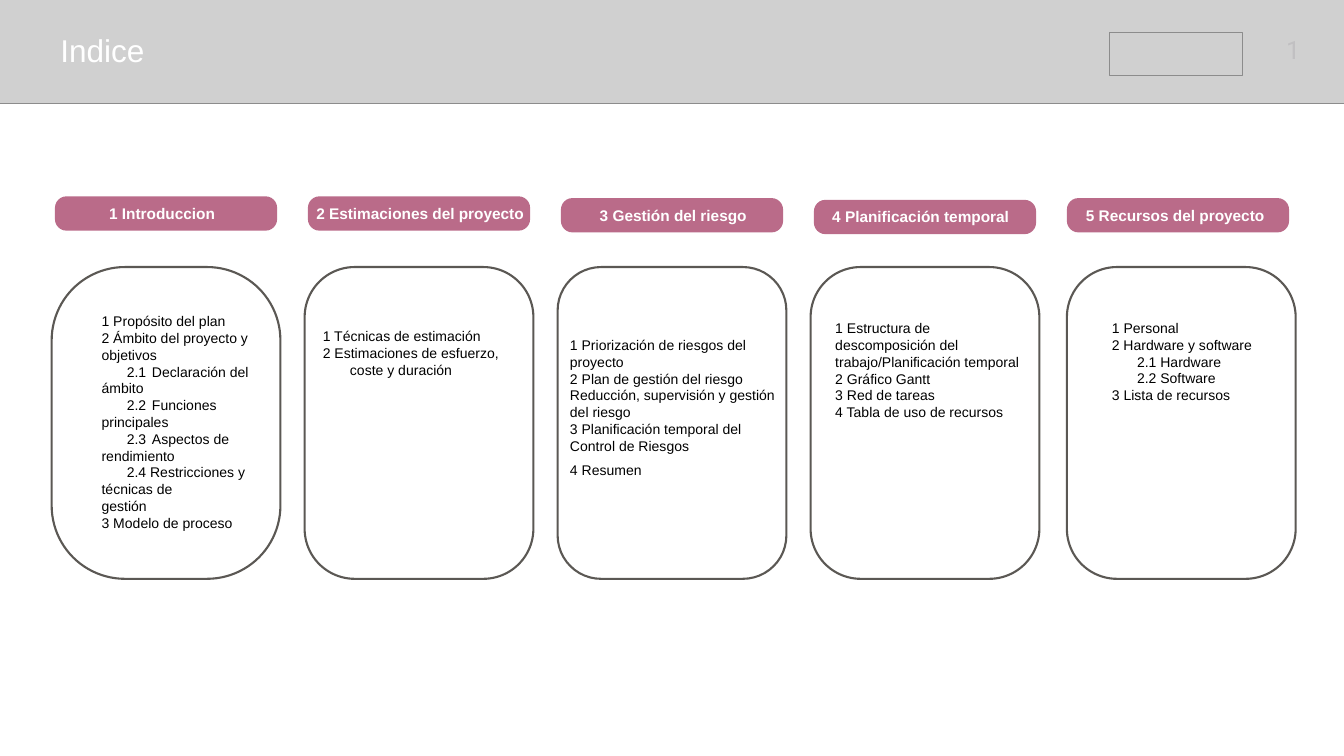
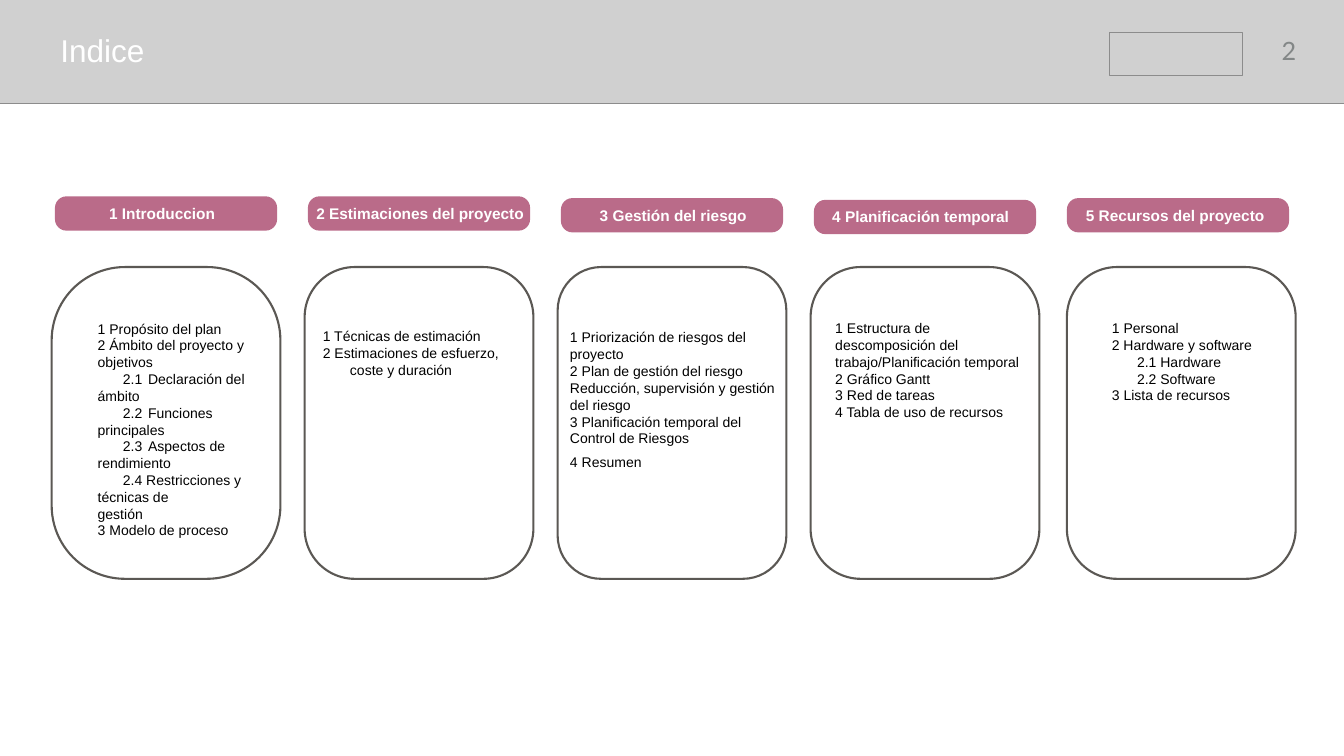
Before and after one commit to samusolo/iDoctor, a slide deck: slide 2 of Plan de proyecto.pptx. Drawn at 1344x756 pixels with LibreOffice and Linux fonts; fonts in the diff are those of the drawing; grey boxes stand for pictures. Boxes give left, top, right and bottom in pixels: in the first picture for what was removed or moved away, otherwise in the second. Text is boxed around its words. In the diff, an @@ line names an element or a change of style, - is before the commit and + after.

Commit message:
Traspas Plan de Proyecto
Continuación Tema 3

```diff
--- a/Plan de proyecto.pptx
+++ b/Plan de proyecto.pptx
@@ page number added at box(1282, 42, 1297, 60), 36 pt, text #838787 @@
+2
@@ text "1 Propósito del plan": place and size @@
-text "1 Propósito del plan" at box(102, 315, 249, 531)
+text "1 Propósito del plan" at box(98, 323, 245, 538)
@@ text "1 Priorización de riesgos del ...": place and size @@
-text "1 Priorización de riesgos del ..." at box(570, 339, 775, 475)
+text "1 Priorización de riesgos del ..." at box(570, 331, 775, 467)
```
Also in this commit, not shown: 19 other slides changed, 2 slides added.
